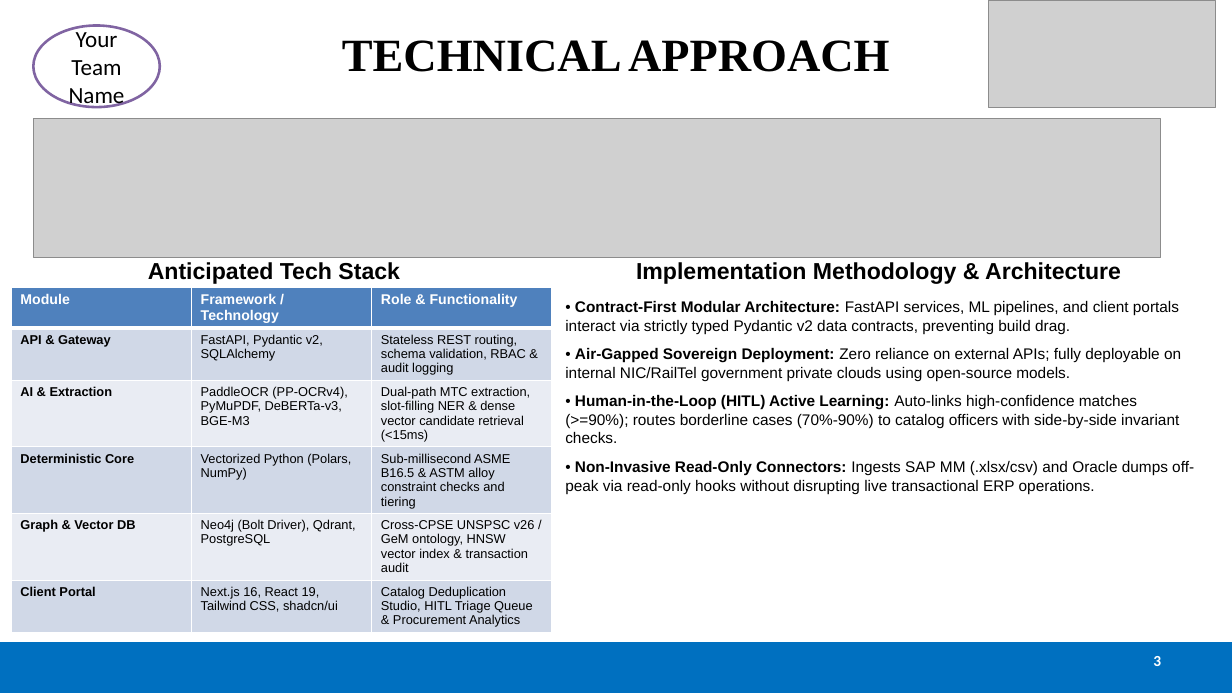
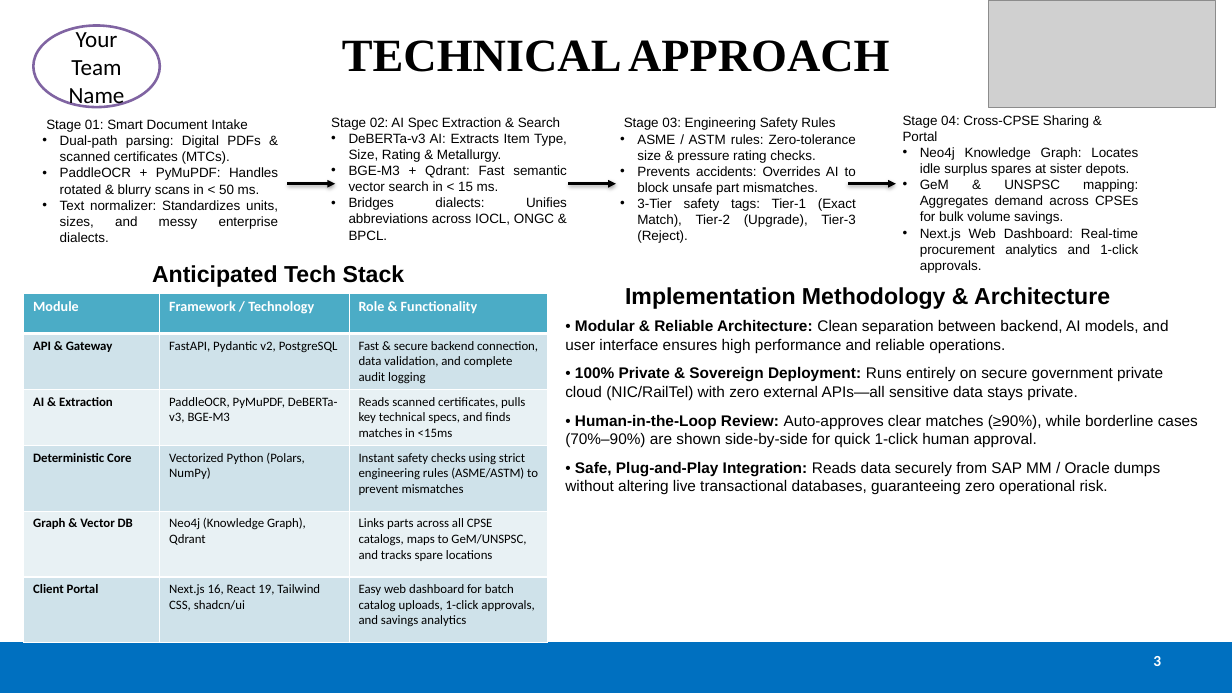
Before and after one commit to Gesicht436/Samanvay-AI, a slide deck: slide 3 of SIH_Presentation.pptx. Drawn at 1232x693 pixels with LibreOffice and Linux fonts; fonts in the diff are those of the drawing; grey boxes stand for pictures. Boxes give left, top, right and bottom in pixels: in the first picture for what was removed or moved away, otherwise in the second. Text is boxed around its words. In the diff, an @@ line names an element or a change of style, - is before the commit and + after.

```diff
--- a/SIH_Presentation.pptx
+++ b/SIH_Presentation.pptx
@@ picture removed at (33, 119, 1161, 258) @@
@@ text added at (46, 119, 279, 242), 10.5 pt, text #000000 @@
+Stage 01: Smart Document Intake
+• Dual-path parsing: Digital PDFs & scanned certificates (MTCs).
+• PaddleOCR + PyMuPDF: Handles rotated & blurry scans in < 50 ms.
+• Text normalizer: Standardizes units, sizes, and messy enterprise dialects.
@@ text added at (331, 117, 567, 240), 10.5 pt, text #000000 @@
+Stage 02: AI Spec Extraction & Search
+• DeBERTa-v3 AI: Extracts Item Type, Size, Rating & Metallurgy.
+• BGE-M3 + Qdrant: Fast semantic vector search in < 15 ms.
+• Bridges dialects: Unifies abbreviations across IOCL, ONGC & BPCL.
@@ text added at (624, 117, 856, 243), 10.5 pt, text #000000 @@
+Stage 03: Engineering Safety Rules
+• ASME / ASTM rules: Zero-tolerance size & pressure rating checks.
+• Prevents accidents: Overrides AI to block unsafe part mismatches.
+• 3-Tier safety tags: Tier-1 (Exact Match), Tier-2 (Upgrade), Tier-3 (Reject).
@@ text added at (903, 115, 1138, 273), 10.5 pt, text #000000 @@
+Stage 04: Cross-CPSE Sharing & Portal
+• Neo4j Knowledge Graph: Locates idle surplus spares at sister depots.
+• GeM & UNSPSC mapping: Aggregates demand across CPSEs for bulk volume savings.
+• Next.js Web Dashboard: Real-time procurement analytics and 1-click approvals.
@@ arrow added from (287, 184) to (335, 184), #000000 2 pt @@
@@ arrow added from (568, 184) to (616, 184), #000000 2 pt @@
@@ arrow added from (848, 184) to (897, 184), #000000 2 pt @@
@@ text "Anticipated Tech Stack": place and size @@
-text "Anticipated Tech Stack" at (148, 262, 400, 284)
+text "Anticipated Tech Stack" at (152, 265, 405, 287)
@@ table at (24, 293, 548, 641) @@
-row 2, column 2: FastAPI, Pydantic v2, SQLAlchemy
+row 2, column 2: FastAPI, Pydantic v2, PostgreSQL
-row 2, column 3: Stateless REST routing, schema validation, RBAC & audit logging
+row 2, column 3: Fast & secure backend connection, data validation, and complete audit logging
-row 3, column 2: PaddleOCR (PP-OCRv4), PyMuPDF, DeBERTa-v3, BGE-M3
+row 3, column 2: PaddleOCR, PyMuPDF, DeBERTa-v3, BGE-M3
-row 3, column 3: Dual-path MTC extraction, slot-filling NER & dense vector candidate retrieval (<15ms)
+row 3, column 3: Reads scanned certificates, pulls key technical specs, and finds matches in <15ms
-row 4, column 3: Sub-millisecond ASME B16.5 & ASTM alloy constraint checks and tiering
+row 4, column 3: Instant safety checks using strict engineering rules (ASME/ASTM) to prevent mismatches
-row 5, column 2: Neo4j (Bolt Driver), Qdrant, PostgreSQL
+row 5, column 2: Neo4j (Knowledge Graph), Qdrant
-row 5, column 3: Cross-CPSE UNSPSC v26 / GeM ontology, HNSW vector index & transaction audit
+row 5, column 3: Links parts across all CPSE catalogs, maps to GeM/UNSPSC, and tracks spare locations
-row 6, column 3: Catalog Deduplication Studio, HITL Triage Queue & Procurement Analytics
+row 6, column 3: Easy web dashboard for batch catalog uploads, 1-click approvals, and savings analytics
@@ fill #4F81BD to #4BACC6 in row 1 @@
@@ fill #D0D8E8 to #D0E3EA in 9 cells @@
@@ fill #E9EDF4 to #E9F1F5 in 6 cells @@
@@ font Arial to Calibri in "Module", "Framework / Technology", "Role & Functionality", "API & Gateway" and 6 more places @@
@@ table: place and size @@
-table at (11, 287, 552, 639)
+table at (24, 293, 548, 641)
@@ text "Implementation Methodology & Architecture": place and size @@
-text "Implementation Methodology & Architecture" at (636, 262, 1121, 284)
+text "Implementation Methodology & Architecture" at (625, 287, 1110, 309)
@@ text at (565, 320, 1198, 495): text changed @@
-• Contract-First Modular Architecture: FastAPI services, ML pipelines, and client portals interact via strictly typed Pydantic v2 data contracts, preventing build drag.
-• Air-Gapped Sovereign Deployment: Zero reliance on external APIs; fully deployable on internal NIC/RailTel government private clouds using open-source models.
-• Human-in-the-Loop (HITL) Active Learning: Auto-links high-confidence matches (>=90%); routes borderline cases (70%-90%) to catalog officers with side-by-side invariant checks.
-• Non-Invasive Read-Only Connectors: Ingests SAP MM (.xlsx/csv) and Oracle dumps off-peak via read-only hooks without disrupting live transactional ERP operations.
+• Modular & Reliable Architecture: Clean separation between backend, AI models, and user interface ensures high performance and reliable operations.
+• 100% Private & Sovereign Deployment: Runs entirely on secure government private cloud (NIC/RailTel) with zero external APIs—all sensitive data stays private.
+• Human-in-the-Loop Review: Auto-approves clear matches (≥90%), while borderline cases (70%–90%) are shown side-by-side for quick 1-click human approval.
+• Safe, Plug-and-Play Integration: Reads data securely from SAP MM / Oracle dumps without altering live transactional databases, guaranteeing zero operational risk.
```
Also in this commit, not shown: 5 other slides changed, 1 other file.
